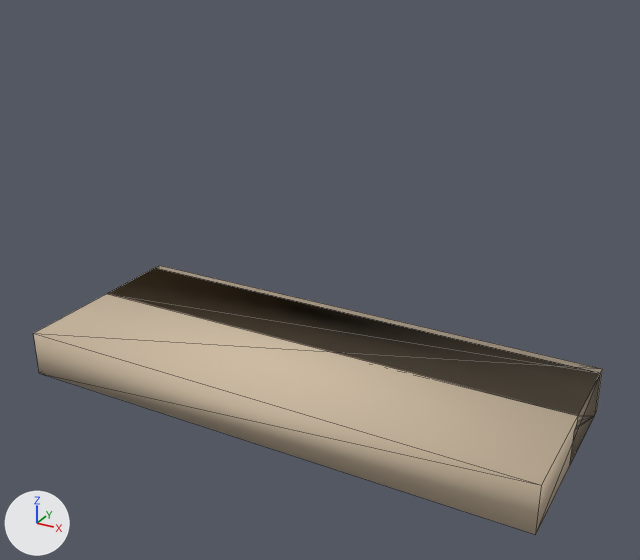
Renders of the glTF model heavy/world/models/ghat-kit.glb from each side of a commit.
Rendered twice from a camera (50 mm lens) standing at (1.31, -2.29, 1.58) and looking at (0.07, -0.04, 0.45). The lights are fixed; the arrows at lower left show +X, +Y and +Z. The picture after the commit comes second. Mesh edges are drawn as thin lines.

The scene before the commit, as lines of its bpy script (objects in view):
```python
me_landing = bpy.data.meshes.new('Landing')
me_landing.from_pydata(...)  # a box spanning x -0.9..0.9, y -0.35..0.35, z 0.0..0.16
me_landing.materials.append(mat_mat_sandstone)  # beige #cebca2
me_step = bpy.data.meshes.new('Step')
me_step.from_pydata(...)  # 14 vertices, 24 faces; spans x -0.9..0.9, y 0.0..0.32, z 0.0..0.16
me_step.materials.append(mat_mat_sandstone)  # beige #cebca2
ob_landing = bpy.data.objects.new('Landing', me_landing)
ob_landing.location = (0.0, 0.0, 0.0)
ob_step = bpy.data.objects.new('Step', me_step)
ob_step.location = (0.0, 0.0, 0.0)
```
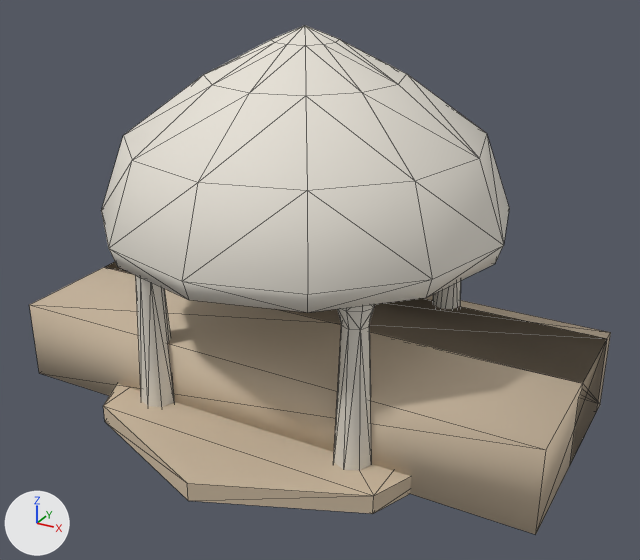
The change, as a list of edits to the scene's bpy script:
```text
Add mat_mat_palestone:
    mat_mat_palestone = principled_material('mat.paleStone')
    mat_mat_palestone.base_color = (0.8, 0.76, 0.68)  # white #e7e2d7
    mat_mat_palestone.roughness = 0.7
Change me_landing:
    used by ob_landing; location = (0.0, 0.0, 0.0)
    remove me_landing.from_pydata(...)  # 8 vertices, 12 faces; spans x -0.9..0.9, y -0.35..0.35, z 0.0..0.16
    add me_landing.from_pydata(...)  # 8 vertices, 12 faces; spans x -0.9..0.9, y -0.35..0.35, z 0.0..0.27
    me_landing part 1: the whole mesh is scaled about the mesh origin by (1, 1, 1.69)
Change me_step:
    used by ob_step; location = (0.0, 0.0, 0.0)
    remove me_step.from_pydata(...)  # 14 vertices, 24 faces; spans x -0.9..0.9, y 0.0..0.32, z 0.0..0.16
    add me_step.from_pydata(...)  # 14 vertices, 24 faces; spans x -0.9..0.9, y 0.0..0.4, z 0.0..0.27
    me_step part 2: all 2 vertices in x -0.9..0.9, y 0.32, z 0.0 are moved by (0.0, 0.08, 0.0)
    me_step part 3: all 2 vertices in x -0.9..0.9, y 0.32, z 0.16 are moved by (0.0, 0.08, 0.11)
    other edits to the shape of me_step do not show in these pictures
Add me_chhatripavilion:
    me_chhatripavilion.from_pydata(...)  # 238 vertices, 452 faces; spans x -1.034..0.326, y -1.034..0.326, z 0.0..1.22
    # faces by material slot: [424, 28]
    me_chhatripavilion.materials.append(mat_mat_palestone)  # white #e7e2d7
    me_chhatripavilion.materials.append(mat_mat_sandstone)  # beige #cebca2
Add ob_chhatripavilion:
    ob_chhatripavilion = bpy.data.objects.new('ChhatriPavilion', me_chhatripavilion)
    ob_chhatripavilion.location = (0.354, 0.354, 0.0)
```

Where the change shows, as pixel boxes [x1, y1, x2, y2] in the pictures (640 x 560 px; the box of a moved part takes in the faces that stretch with it):
'ChhatriPavilion', added
    after: [101, 25, 509, 514]
    faces in mat_mat_palestone (white #e7e2d7): [101, 25, 509, 471]
    faces in mat_mat_sandstone (beige #cebca2): [103, 384, 411, 514]
'Landing', rescaled
    before: [34, 265, 603, 535]
    after: [29, 263, 607, 535]
'Step', reshaped
    before: [107, 268, 601, 465]
    after: [107, 262, 611, 463]
part 2 of me_step, moved or reshaped
    before: [570, 416, 594, 465]
    after: [570, 384, 600, 463]
part 3 of me_step, moved or reshaped
    before: [107, 268, 601, 416]
    after: [107, 262, 611, 404]
